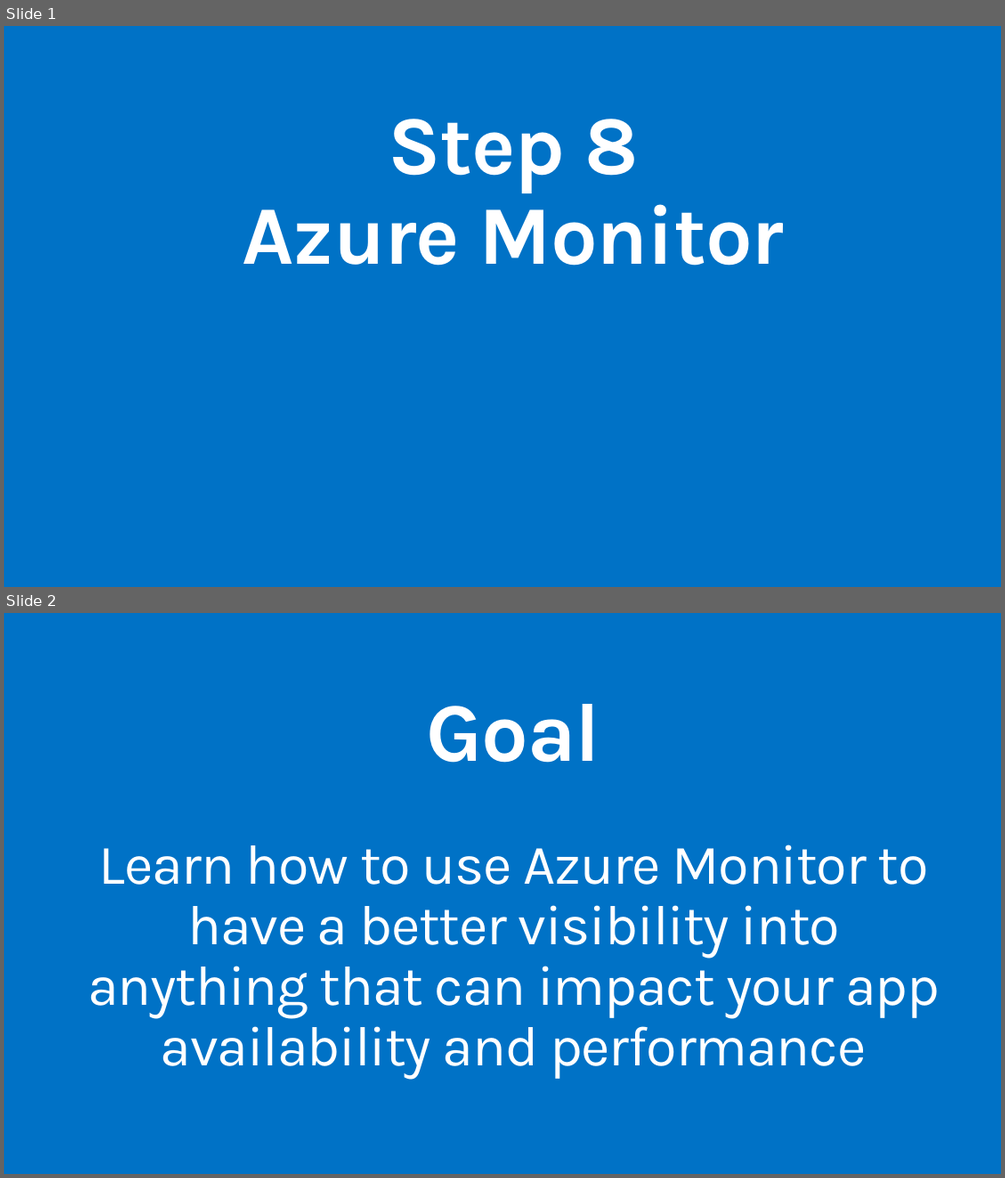
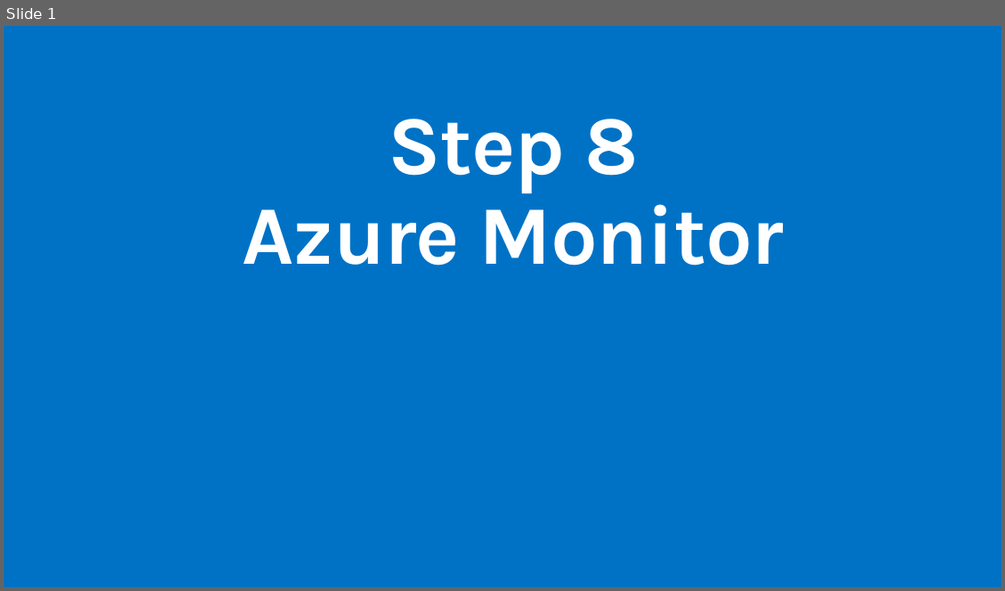
Before and after one commit to MSDEVMTL/GlobalAzureBootcamp2018, a slide deck: Step8/Step8-Azure Monitor.pptx. Shown one above the other, each under a label of ours: slides 1 and 2 before the commit, slide 1 after it. The pictures are 1005x1178 and 1005x591 pixels, drawn with LibreOffice and Linux fonts; fonts in the diff are those of the drawing; background and template pictures are left out. Boxes give left, top, right and bottom in pixels: in the first picture for what was removed or moved away, otherwise in the second. Text is boxed around its words. In the diff, an @@ line names an element or a change of style, - is before the commit and + after.

```diff
--- a/Step8/Step8-Azure Monitor.pptx
+++ b/Step8/Step8-Azure Monitor.pptx
@@ slide 2 removed at box(4, 613, 1001, 1174), background #0072C6 @@
@@ title removed at box(426, 704, 600, 763) @@
-Goal
@@ text removed at box(88, 844, 939, 1079) @@
-Learn how to use Azure Monitor to have a better visibility into anything that can impact your app availability and performance
```
Also in this commit, not shown: 2 slides changed, 1 slide added, 1 other file.
